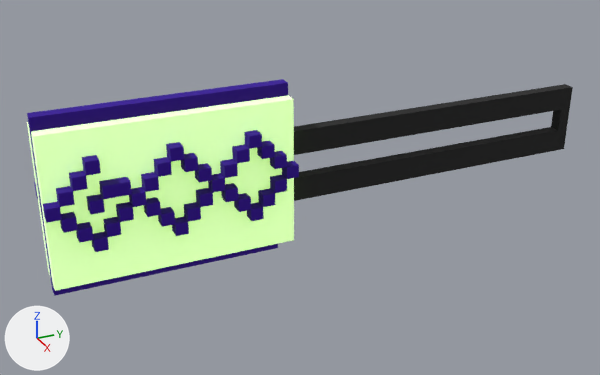
The glTF model public/buildings/smallSign/dvdSign.glb: old version first, new version second.
Both versions are drawn from a 50 mm camera at (8.38, -5.21, 12.7) aimed at (2.72, -2.67, 9.87). The axes (+X, +Y, +Z) are drawn at lower left. The lights are the same throughout. Where no turn or scale is listed for an object, it has been applied to the vertices. Vertices at the same position are counted once.

Names of what the first picture shows: 'ObjObject'.
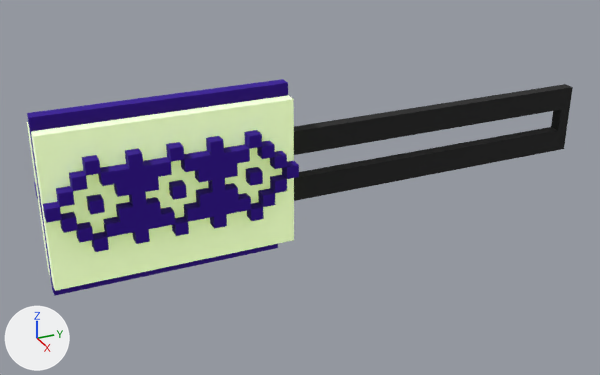
What changed in the scene script:
```text
Add mat_material_001:
    mat_material_001 = principled_material('Material.001')
    mat_material_001.base_color = (1.0, 1.0, 1.0)  # white #ffffff
    mat_material_001.metallic = 1.0
    mat_material_001.roughness = 1.0
    mat_material_001.emission_color = (0.22, 0.352, 0.0137)  # green #81a01f
    mat_material_001.emission_strength = 1.0
Change me_objobject:
    used by ob_objobject; location = (0.0, 0.0, 0.0)
    remove me_objobject.from_pydata(...)  # 446 vertices, 1032 faces; spans x 2.5..3.0, y -4.7..0.0, z 9.4..10.8
    add me_objobject.from_pydata(...)  # 490 vertices, 1060 faces; spans x 2.5..3.0, y -4.7..0.0, z 9.4..10.8
    me_objobject part 1: 60 vertices removed from x 2.5..3.0, y -4.2..-3.3, z 9.9..10.4; 104 vertices added at x 2.5..3.0, y -4.4..-3.1, z 9.8..10.5
    remove me_objobject.materials.append(mat_hijaumuda)  # white #ffffff
    add me_objobject.materials.append(mat_material_001)  # white #ffffff
```

Pixel boxes [x1, y1, x2, y2] of what changed, in the pictures (600 x 375 px; the box of a moved part takes in the faces that stretch with it):
part 1 of me_objobject, moved or reshaped: before [91, 142, 251, 237]; after [33, 132, 293, 244]
